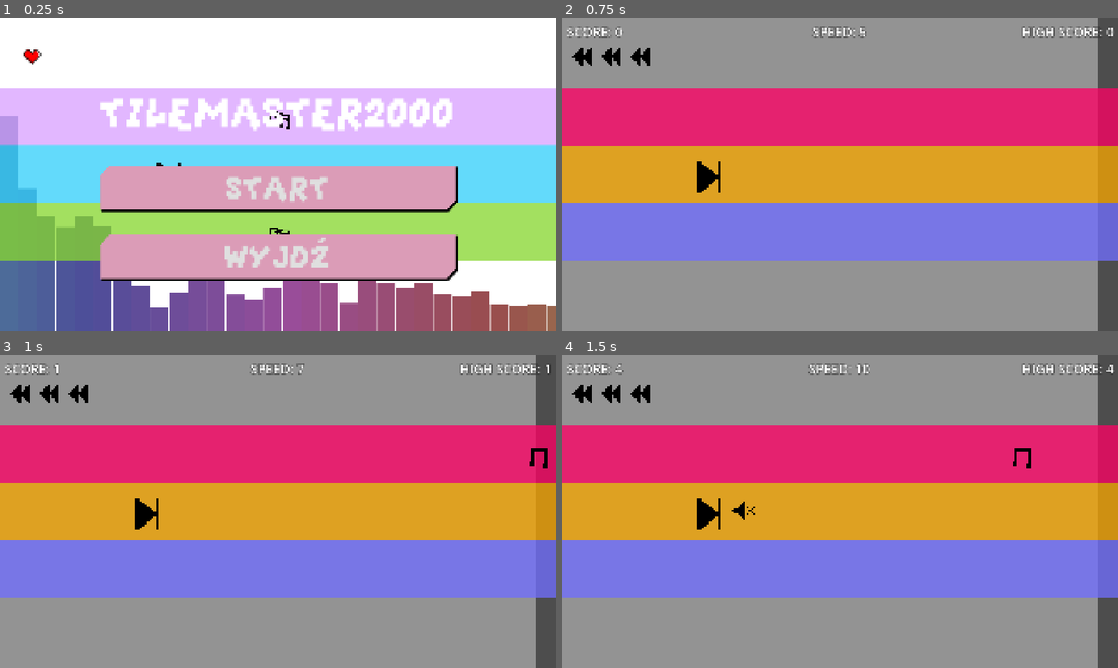
Above: before the commit, frames 1-4 (two rows, left to right).
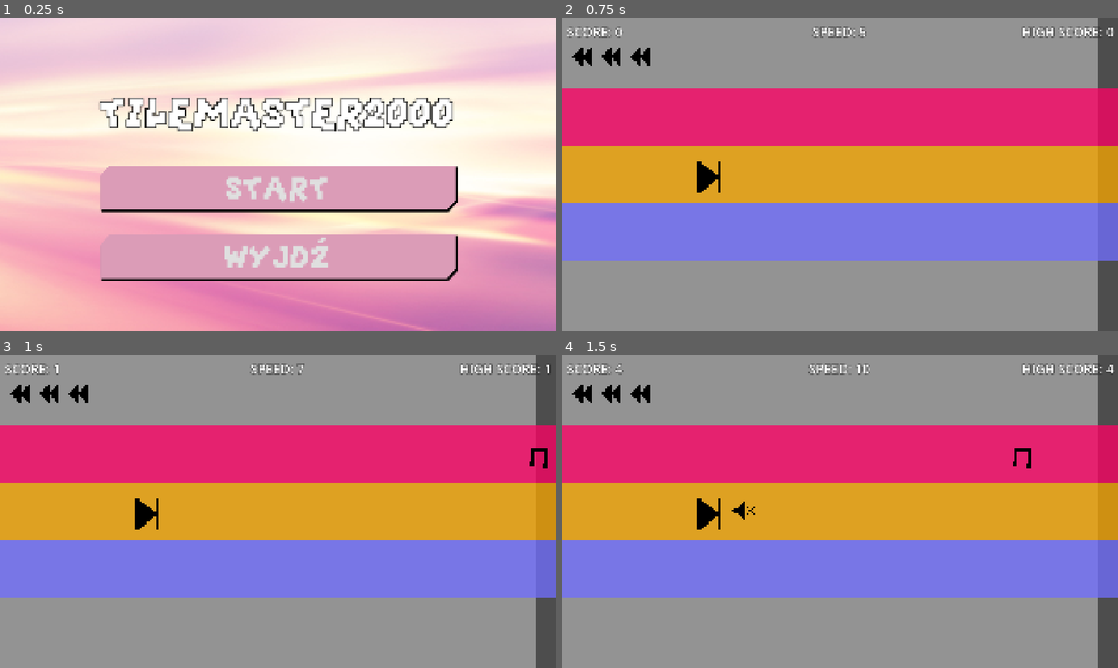
Above: after the commit, the same moments.

Repository: chorwat2137/haven-2026
Game: Godot game, scene res://scenes/main_menu.tscn
Same seed, same stepped clock (60 frames per second), same inputs: the game is played once before the commit and once after it.
Inputs:
- Up to frame 1 (0.25 s): no input
- Up to frame 2 (0.75 s): click "START" at 0.5 s
- Up to frame 3 (1 s): no input
- Up to frame 4 (1.5 s): tap Enter (ui_accept) at 1.25 s; hold Right (ui_right) from 1.28 s (still down); tap Space (shoot) at 1.35 s

The runs differ from the first frame. In frame 1, 78% of the frame differs, in the area x 0-100%, y 0-100%; in frame 2, nothing differs; in frame 3, nothing differs; in frame 4, nothing differs.

Commit message:
Automatic sync

Diff:
--- a/scenes/main_menu.tscn
+++ b/scenes/main_menu.tscn
@@ -1,7 +1,7 @@
 [gd_scene format=3 uid="uid://bpiqg3idm5vsm"]
 
 [ext_resource type="Script" uid="uid://d11d37iuc8a34" path="res://scripts/main_menu.gd" id="1_l6cm7"]
-[ext_resource type="Texture2D" uid="uid://0u30kfjni7po" path="res://gfx/tlo startu.png" id="2_ekxnf"]
+[ext_resource type="Texture2D" uid="uid://dhbxd0ab4ltmu" path="res://gfx/bg_main.jpg" id="2_bqqt6"]
 [ext_resource type="FontFile" uid="uid://ckbopv8mt6i20" path="res://gfx/GrapeSoda.ttf" id="3_bqqt6"]
 
 [sub_resource type="StyleBoxFlat" id="StyleBoxFlat_kk65j"]
@@ -40,9 +40,9 @@
 offset_bottom = 40.0
 
 [node name="TloStartu" type="Sprite2D" parent="Panel" unique_id=226709484]
-position = Vector2(1042.7501, 541.25)
-scale = Vector2(1.0862429, 1.067621)
-texture = ExtResource("2_ekxnf")
+position = Vector2(1042.7501, 466.26382)
+scale = Vector2(0.89550775, 0.9738883)
+texture = ExtResource("2_bqqt6")
 
 [node name="VBoxContainer" type="VBoxContainer" parent="." unique_id=1028378248]
 layout_mode = 1
@@ -62,6 +62,8 @@
 
 [node name="Label" type="Label" parent="VBoxContainer" unique_id=506221285]
 layout_mode = 2
+theme_override_colors/font_outline_color = Color(0, 0, 0, 1)
+theme_override_constants/outline_size = 14
 theme_override_fonts/font = ExtResource("3_bqqt6")
 theme_override_font_sizes/font_size = 180
 text = "TILEMASTER2000"
